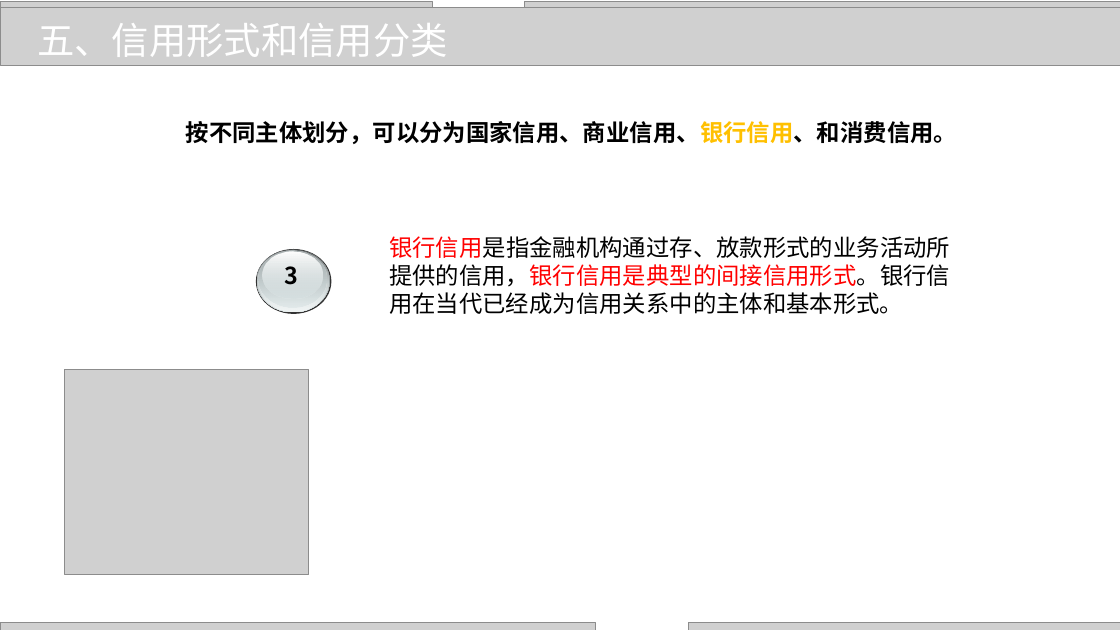
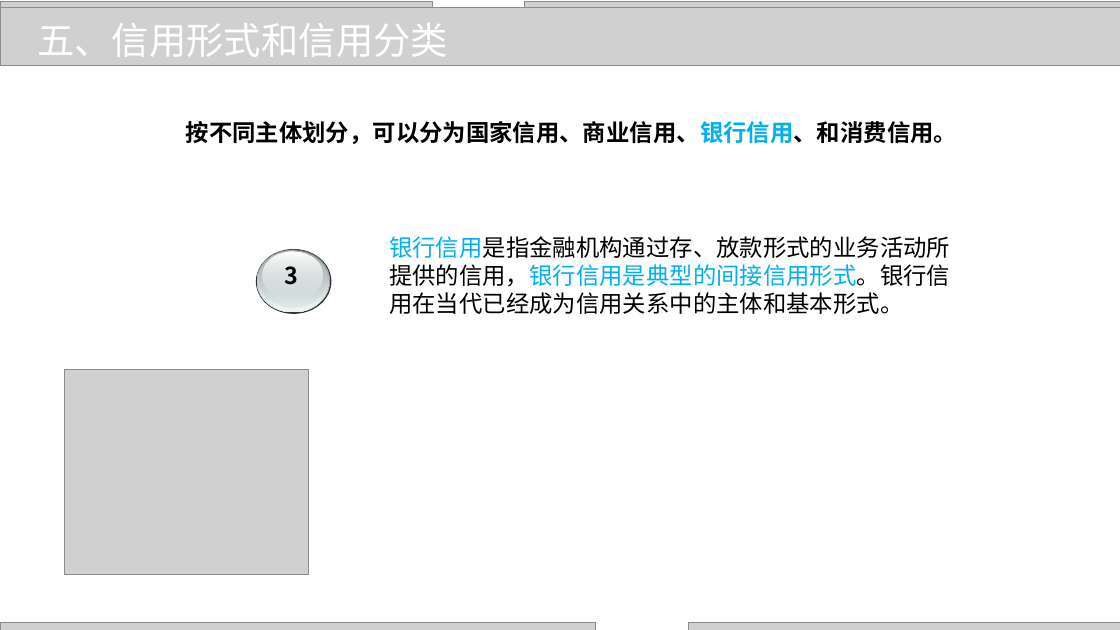
Before and after one commit to zhangjianzhang/internet_credit, a slide deck: slide 15 of files/slides/lecture_1.pptx. Drawn at 1120x630 pixels with LibreOffice and Linux fonts; fonts in the diff are those of the drawing; grey boxes stand for pictures; background and template pictures are left out. Boxes give left, top, right and bottom in pixels: in the first picture for what was removed or moved away, otherwise in the second. Text is boxed around its words. In the diff, an @@ line names an element or a change of style, - is before the commit and + after.

```diff
--- a/files/slides/lecture_1.pptx
+++ b/files/slides/lecture_1.pptx
@@ text "按不同主体划分，可以分为国家信用、商业信用、银行信用、和消费信用。" at [186,121,957,144]: text colour #FFC000 to #00B0F0 in "按不同主体划分，可以分为国家信用、商业信用、银行信用、和消费信用。" @@
@@ text "银行信用是指金融机构通过存、放款形式的业务活动所提供的信用，银行信用是典型的间接信用形式。银行信用在当代已经成为信用关系 ..." at [389,236,950,314]: text colour #FF0000 to #00B0F0 in "银行信用是指金融机构通过存、放款形式的业务活动所提供的信用，银行信用是典型的间接信用形式。银行信用在当代已经成为信用关系 ..." @@
```
Also in this commit, not shown: 14 other slides changed, 7 other files.
